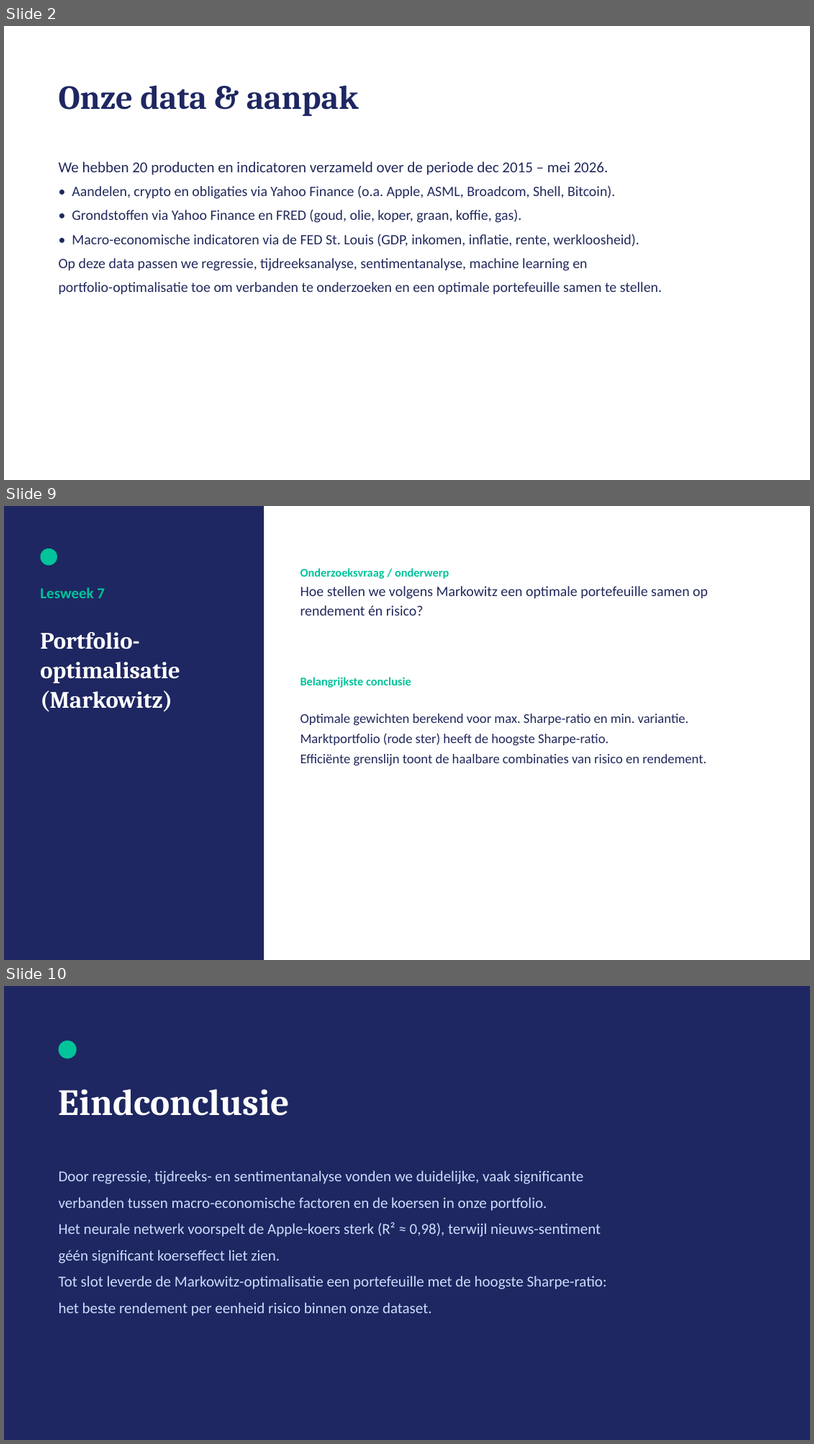
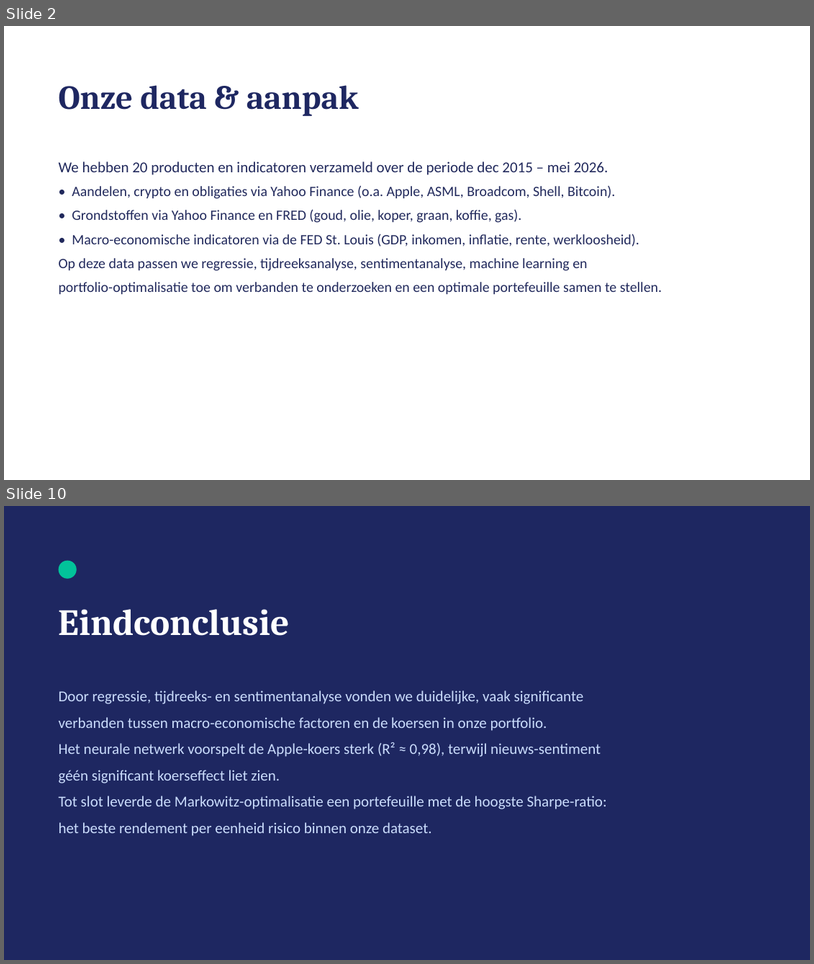
Before and after one commit to michaelraykuster-spec/Werkplaats-2-opdracht-Groep-3, a slide deck: Werkplaats2_Groep3_Eindpresentatie.pptx. Shown one above the other, each under a label of ours: slides 2, 9 and 10 before the commit, slides 2 and 10 after it; the slides between them are not shown. The pictures are 814x1444 and 814x964 pixels, drawn with LibreOffice and Linux fonts; fonts in the diff are those of the drawing. Boxes give left, top, right and bottom in pixels: in the first picture for what was removed or moved away, otherwise in the second. Text is boxed around its words. In the diff, an @@ line names an element or a change of style, - is before the commit and + after.

```diff
--- a/Werkplaats2_Groep3_Eindpresentatie.pptx
+++ b/Werkplaats2_Groep3_Eindpresentatie.pptx
@@ slide 9 removed at [4, 506, 810, 960], background #FFFFFF @@
@@ rectangle removed at [4, 506, 264, 960] @@
@@ ellipse removed at [40, 548, 57, 565] @@
@@ text removed at [301, 568, 708, 615] @@
-Onderzoeksvraag / onderwerp
-Hoe stellen we volgens Markowitz een optimale portefeuille samen op rendement én risico?
@@ text removed at [40, 587, 105, 598] @@
-Lesweek 7
@@ text removed at [40, 632, 180, 711] @@
-Portfolio-optimalisatie (Markowitz)
@@ text removed at [301, 677, 412, 687] @@
-Belangrijkste conclusie
@@ text removed at [301, 713, 707, 765] @@
-Optimale gewichten berekend voor max. Sharpe-ratio en min. variantie.
-Marktportfolio (rode ster) heeft de hoogste Sharpe-ratio.
-Efficiënte grenslijn toont de haalbare combinaties van risico en rendement.
```
Also in this commit, not shown: 7 slides added, 6 other slides removed.
